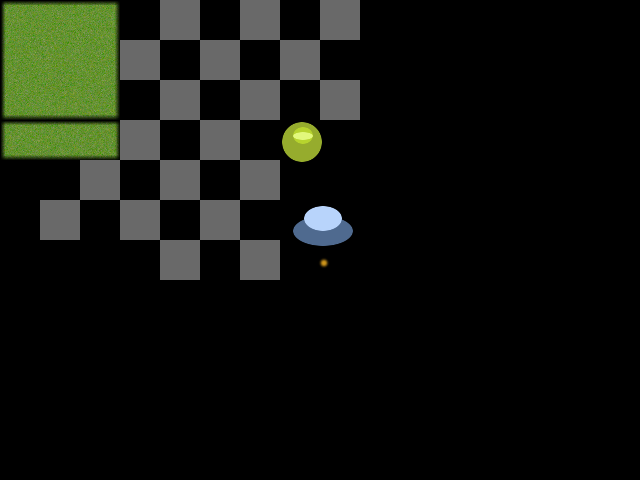
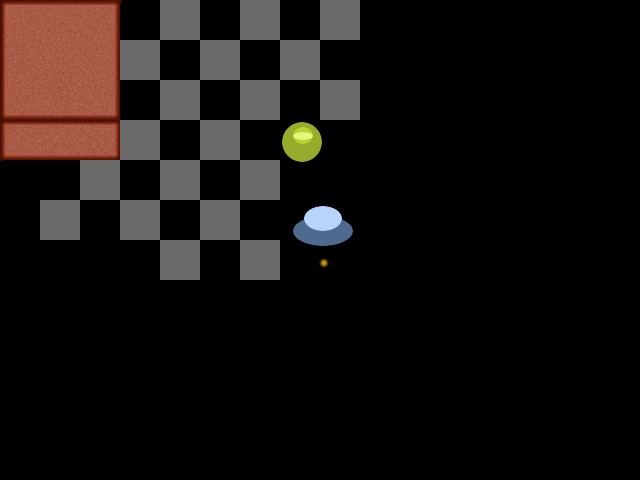
Before/after of a 640 × 480 layered artwork. What changed in the layer stack:
painted on "Nová vrstva#1" over (0, 0, 122, 161)
